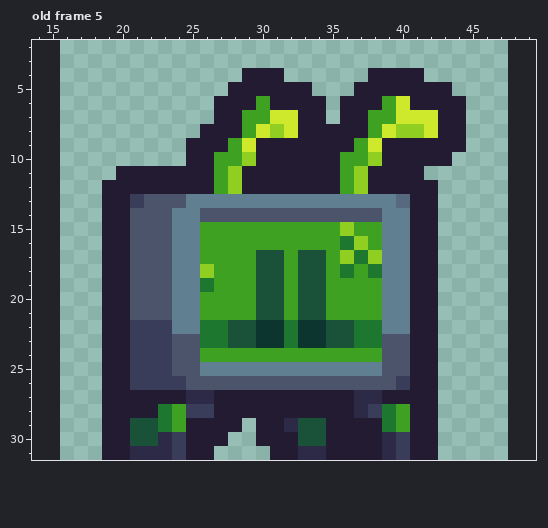
File history of a pixel-art file, assets/player/player.ase. That is the earlier state.
32x32 pixels, 5 frames. Shown: old frame 5: x 14..49, y 2..31. The old version is drawn lined up with the new one, on the new canvas. The commit also changed other frames, which this record leaves out.
The same view after the edit:
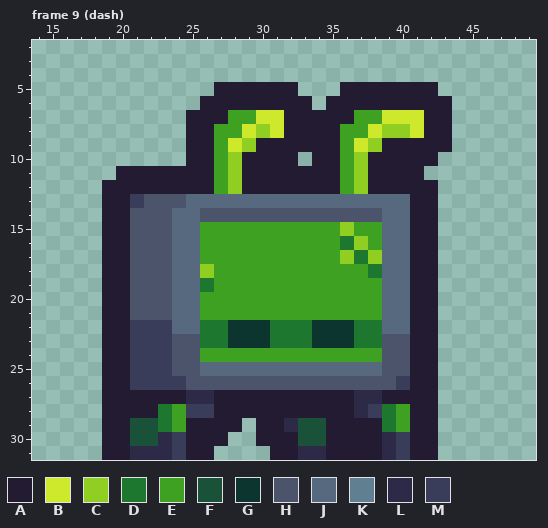
Palette (. is transparent): A #231b32  B #cee82c  C #91ce22  D #1d772f  E #3ea121  F #195238  G #0d352f  H #4c546b  J #57697f  K #607f90  L #2c2a46  M #3a3d59
A new or re-ordered frame is compared with the old frame closest to it.
The edit:
canvas 32x32 -> 64x32, the old top-left corner now at 16,0
frames 5 -> 9
Changed rows in their new state; - is an unchanged pixel.
Frame 9 (dash) is new; against old frame 5:
first column x 24:
 4 -----...------....---
 5 ---A-----.--A------.-
 6 --A---A---.A---AA---.
 7 -AA-E-B-A--A-E-B--A-.
 8 -A-EEBCBA---EEBC-BA-.
 9 ---EBC------EBC-----.
10 ----CA---.---CA----.-
13 -JJJJJJJJJJJJJJJ-----
14 JJ-------------JJ----
15 JJ-------------JJ----
16 JJ-------------JJ----
17 JJ----EE-EE----JJ----
18 JJ----EE-EE-E--JJ----
19 JJ----EE-EE----JJ----
20 JJ----EE-EE----JJ----
21 JJ----EE-EE----JJ----
22 JJ--GG-D-D-GG--JJ----
23 ----GG-D-D-GG--------
25 --JJJJJJJJJJJJJ------
Boxes around the changes in both pictures, in picture pixels (x1, y1, x2, y2):
changed: (172, 68, 466, 376)
